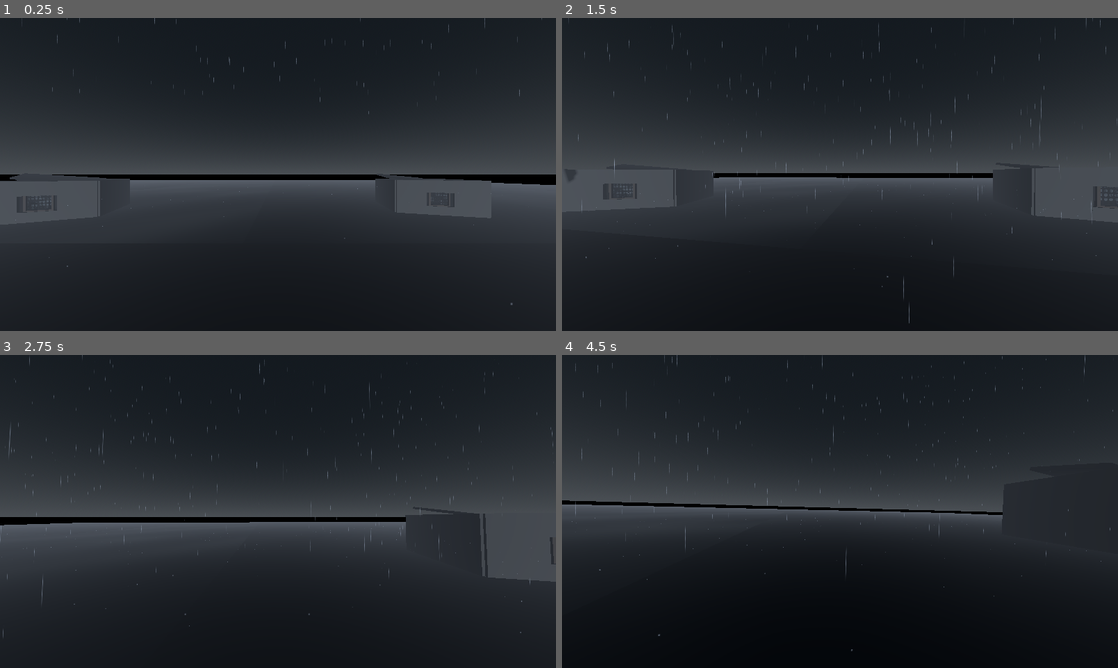
Above: before the commit, frames 1-4 (two rows, left to right).
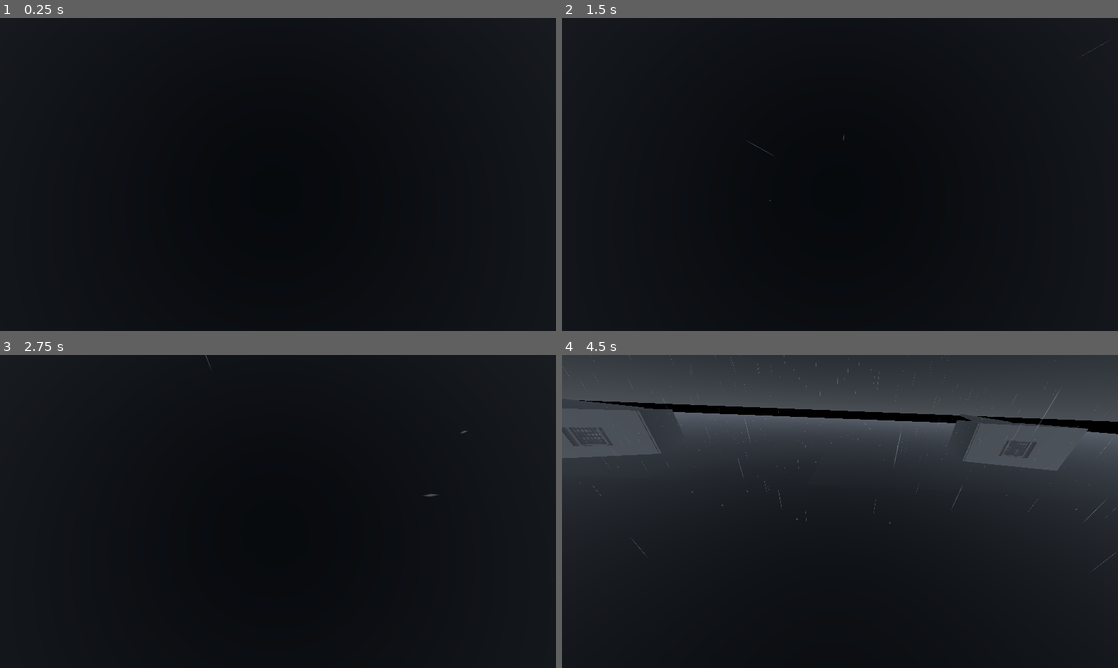
Above: after the commit, the same moments.

Repository: MehmetPeynirci/codename-redwhale
Game: Godot game, scene res://scenes/Main.tscn
Same seed, same stepped clock (60 frames per second), same inputs: the game is played once before the commit and once after it.
Inputs (mouse positions are in pixels of both pictures, inside the frame that each line leads up to):
- Up to frame 1 (0.25 s): no input
- Up to frame 2 (1.5 s): move the mouse to (867, 174) at 0.52 s; press the mouse at (867, 174) at 0.53 s; hold W (move_forward) from 0.53 s (still down); tap Space (move_jump) at 0.77, 1.07 s; tap Shift (move_sprint) at 0.8, 1.35 s; move the mouse to (812, 174) at 1.27 s; release the mouse at (812, 174) at 1.28 s; click (812, 174) at 1.42 s
- Up to frame 3 (2.75 s): keep holding W (move_forward); tap Space (move_jump) at 1.52, 1.55, 1.82, 2.1 s; move the mouse to (289, 505) at 2.02 s; press the mouse at (289, 505) at 2.03 s
- Up to frame 4 (4.5 s): move the mouse to (834, 517) at 2.77 s; release the mouse at (834, 517) at 2.78 s; click (834, 517) at 2.85 s; tap Space (move_jump) at 3.02, 3.32, 3.77, 3.8, 4.07 s; tap Shift (move_sprint) at 3.05, 4.35 s; move the mouse to (878, 514) at 3.52 s; hold Ctrl (move_crouch) 3.53-4.28 s; click (878, 514) at 3.67 s; tap Escape (ui_cancel) at 4.15 s; move the mouse to (673, 464) at 4.27 s; release W (move_forward) at 4.28 s; hold A (move_left) from 4.28 s (still down)

The runs differ from the first frame. In frame 1, 44% of the frame differs, in the area x 0-100%, y 0-92%; in frame 2, 41%; in frame 3, 39%; in frame 4, 37%.

Commit message:
Fix mouse look and add injury intro sequence

Diff:
--- a/scripts/player_controller.gd
+++ b/scripts/player_controller.gd
@@ -29,6 +29,10 @@
 @export var landing_bump_strength: float = 0.08
 @export var landing_recover_speed: float = 10.0
 
+@export var intro_duration: float = 5.6
+@export var injury_duration: float = 15.0
+@export var injury_speed_multiplier: float = 0.72
+
 @onready var head: Node3D = $Head
 @onready var camera: Camera3D = $Head/Camera3D
 @onready var collision_shape: CollisionShape3D = $CollisionShape3D
@@ -37,22 +41,40 @@
 var _pitch: float = 0.0
 var _bob_time: float = 0.0
 var _base_head_pos: Vector3
+var _camera_base_pos: Vector3
 var _capsule: CapsuleShape3D
 var _is_crouching: bool = false
 var _landing_offset: float = 0.0
 var _mouse_sway: Vector2 = Vector2.ZERO
+
+var _elapsed_time: float = 0.0
+var _intro_active: bool = true
+var _blink_overlay: ColorRect
 
 func _ready() -> void:
 	_setup_default_input_map()
 	add_to_group("player")
 	Input.set_mouse_mode(Input.MOUSE_MODE_CAPTURED)
 	_base_head_pos = head.position
+	_camera_base_pos = camera.position
 	_capsule = collision_shape.shape as CapsuleShape3D
 	if _capsule:
 		stand_capsule_height = _capsule.height
 	camera.fov = walk_fov
+	_setup_blink_overlay()
+	_apply_intro_pose(0.0)
 
 func _unhandled_input(event: InputEvent) -> void:
+	if event.is_action_pressed("ui_cancel"):
+		Input.set_mouse_mode(Input.MOUSE_MODE_VISIBLE)
+		return
+	if event.is_action_pressed("click_capture"):
+		Input.set_mouse_mode(Input.MOUSE_MODE_CAPTURED)
+		return
+
+	if _intro_active:
+		return
+
 	if event is InputEventMouseMotion and Input.get_mouse_mode() == Input.MOUSE_MODE_CAPTURED:
 		rotate_y(-event.relative.x * mouse_sensitivity)
 		_pitch = clamp(_pitch - event.relative.y * mouse_sensitivity, deg_to_rad(-88.0), deg_to_rad(88.0))
@@ -60,12 +82,12 @@
 		_mouse_sway.x = clamp(_mouse_sway.x + event.relative.x * 0.00003, -camera_sway_strength, camera_sway_strength)
 		_mouse_sway.y = clamp(_mouse_sway.y + event.relative.y * 0.00002, -camera_sway_strength, camera_sway_strength)
 
-	if event.is_action_pressed("ui_cancel"):
-		Input.set_mouse_mode(Input.MOUSE_MODE_VISIBLE)
-	elif event.is_action_pressed("click_capture"):
-		Input.set_mouse_mode(Input.MOUSE_MODE_CAPTURED)
-
 func _physics_process(delta: float) -> void:
+	_elapsed_time += delta
+	if _intro_active:
+		_update_intro(delta)
+		return
+
 	var was_on_floor := is_on_floor()
 	var previous_vertical_velocity := velocity.y
 
@@ -80,6 +102,11 @@
 	elif Input.is_action_pressed("move_sprint"):
 		speed = sprint_speed
 
+	if _is_injured_phase():
+		speed *= injury_speed_multiplier
+		if Input.is_action_pressed("move_sprint"):
+			speed = max(speed * 0.95, walk_speed * 0.95)
+
 	var target_velocity := wish_dir * speed
 	var control := 1.0 if is_on_floor() else air_control
 	var accel := acceleration if wish_dir.length() > 0.0 else deceleration
@@ -89,7 +116,7 @@
 
 	if not is_on_floor():
 		velocity.y -= _gravity * gravity_scale * delta
-	elif Input.is_action_just_pressed("move_jump") and not _is_crouching:
+	elif Input.is_action_just_pressed("move_jump") and not _is_crouching and not _is_injured_phase():
 		velocity.y = jump_velocity
 
 	move_and_slide()
@@ -99,6 +126,79 @@
 
 	_apply_headbob(delta)
 	_update_camera_effects(delta, input_dir)
+
+func _update_intro(delta: float) -> void:
+	velocity = Vector3.ZERO
+	_apply_intro_pose(_elapsed_time)
+	_update_blink_overlay(_elapsed_time)
+
+	if _elapsed_time >= intro_duration:
+		_intro_active = false
+		if is_instance_valid(_blink_overlay):
+			_blink_overlay.visible = false
+		head.position = _base_head_pos
+		head.rotation.z = 0.0
+		camera.position = _camera_base_pos
+
+func _apply_intro_pose(t: float) -> void:
+	var prone_end := 1.8
+	var stand_start := 2.7
+	var stand_end := intro_duration
+
+	if t <= prone_end:
+		_base_head_pos.y = 0.55
+		head.position = Vector3(_base_head_pos.x, _base_head_pos.y, _base_head_pos.z)
+		head.rotation.x = deg_to_rad(-84.0)
+		head.rotation.z = deg_to_rad(8.0)
+		camera.position = _camera_base_pos + Vector3(0.04, -0.02, 0.0)
+		return
+
+	if t < stand_start:
+		_base_head_pos.y = lerp(0.55, 0.68, (t - prone_end) / (stand_start - prone_end))
+		head.position = Vector3(_base_head_pos.x, _base_head_pos.y, _base_head_pos.z)
+		head.rotation.x = deg_to_rad(-84.0)
+		head.rotation.z = deg_to_rad(6.0)
+		camera.position = _camera_base_pos + Vector3(0.03, -0.01, 0.0)
+		return
+
+	var stand_t := clamp((t - stand_start) / max(0.01, stand_end - stand_start), 0.0, 1.0)
+	_base_head_pos.y = lerp(0.68, stand_head_height, stand_t)
+	head.position = Vector3(_base_head_pos.x, _base_head_pos.y, _base_head_pos.z)
+	_pitch = lerp(deg_to_rad(-84.0), 0.0, stand_t)
+	head.rotation.x = _pitch
+	head.rotation.z = lerp(deg_to_rad(6.0), 0.0, stand_t)
+	var intro_cam_offset := Vector3(0.03, -0.01, 0.0)
+	camera.position = (_camera_base_pos + intro_cam_offset).lerp(_camera_base_pos, stand_t)
+
+func _update_blink_overlay(t: float) -> void:
+	if not is_instance_valid(_blink_overlay):
+		return
+	_blink_overlay.visible = true
+	var alpha := 0.0
+	alpha = max(alpha, _blink_curve(t, 1.95, 0.22))
+	alpha = max(alpha, _blink_curve(t, 2.35, 0.22))
+	_blink_overlay.color = Color(0.0, 0.0, 0.0, alpha)
+
+func _blink_curve(t: float, center: float, duration: float) -> float:
+	var half := duration * 0.5
+	var d := abs(t - center)
+	if d >= half:
+		return 0.0
+	return 1.0 - (d / half)
+
+func _setup_blink_overlay() -> void:
+	var layer := CanvasLayer.new()
+	layer.layer = 10
+	add_child(layer)
+
+	_blink_overlay = ColorRect.new()
+	_blink_overlay.set_anchors_preset(Control.PRESET_FULL_RECT)
+	_blink_overlay.mouse_filter = Control.MOUSE_FILTER_IGNORE
+	_blink_overlay.color = Color(0.0, 0.0, 0.0, 1.0)
+	layer.add_child(_blink_overlay)
+
+func _is_injured_phase() -> bool:
+	return _elapsed_time < injury_duration
 
 func _update_crouch_state(delta: float) -> void:
 	var wants_crouch := Input.is_action_pressed("move_crouch")
@@ -128,10 +228,14 @@
 	var horizontal_speed := Vector2(velocity.x, velocity.z).length()
 	if is_on_floor() and horizontal_speed > 0.1:
 		var bob_mul := sprint_headbob_multiplier if Input.is_action_pressed("move_sprint") and not _is_crouching else 1.0
-		_bob_time += delta * horizontal_speed * headbob_frequency * bob_mul
+		var limp_mul := 1.2 if _is_injured_phase() else 1.0
+		_bob_time += delta * horizontal_speed * headbob_frequency * bob_mul * limp_mul
 		var crouch_mul := 0.55 if _is_crouching else 1.0
-		var bob_x := cos(_bob_time * 0.5) * headbob_amplitude * 0.45 * crouch_mul
+		var limp_side := sin(_bob_time * 0.5) * (0.018 if _is_injured_phase() else 0.0)
+		var bob_x := cos(_bob_time * 0.5) * headbob_amplitude * 0.45 * crouch_mul + limp_side
 		var bob_y := sin(_bob_time) * headbob_amplitude * crouch_mul
+		if _is_injured_phase():
+			bob_y = max(0.0, bob_y) * 1.15 - headbob_amplitude * 0.18
 		head.position = _base_head_pos + Vector3(bob_x, bob_y - _landing_offset, 0.0)
 	else:
 		_bob_time = lerp(_bob_time, 0.0, 8.0 * delta)
@@ -144,13 +248,14 @@
 	var target_fov := walk_fov
 	if _is_crouching:
 		target_fov = crouch_fov
-	elif Input.is_action_pressed("move_sprint") and is_on_floor() and input_dir.y < -0.1:
+	elif Input.is_action_pressed("move_sprint") and is_on_floor() and input_dir.y < -0.1 and not _is_injured_phase():
 		target_fov = sprint_fov
 	camera.fov = lerp(camera.fov, target_fov, min(1.0, fov_lerp_speed * delta))
 
-	var target_roll := -input_dir.x * camera_tilt_strength + _mouse_sway.x
+	var limp_roll := sin(_bob_time * 0.5) * 0.02 if _is_injured_phase() else 0.0
+	var target_roll := -input_dir.x * camera_tilt_strength + _mouse_sway.x + limp_roll
 	camera.rotation.z = lerp(camera.rotation.z, target_roll, min(1.0, 10.0 * delta))
-	camera.rotation.x = lerp(camera.rotation.x, -_mouse_sway.y, min(1.0, 10.0 * delta))
+	camera.position = camera.position.lerp(_camera_base_pos + Vector3(_mouse_sway.x * 0.35, -_mouse_sway.y * 0.35, 0.0), min(1.0, 10.0 * delta))
 
 func _setup_default_input_map() -> void:
 	_add_action_if_missing("move_forward", KEY_W)
